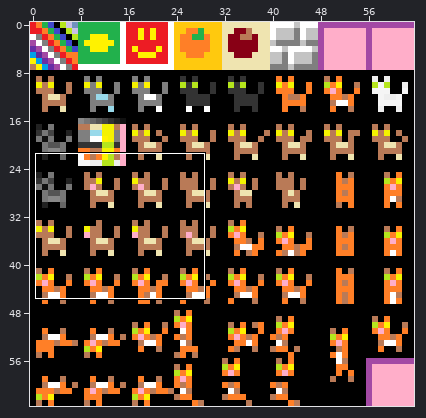
Two states of a pixel-art sprite, assets/textures/atlas.png. Above, an overview of the earlier version with the close-up marked.
Close-up. Old version:
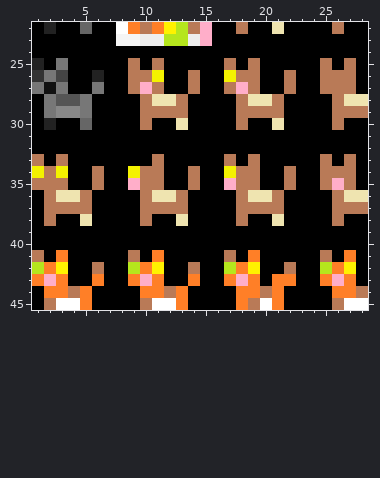
The file is 64x64 pixels. Colours within 5 levels of each other are drawn and written as one. Shown: x 1..28, y 22..45.
After:
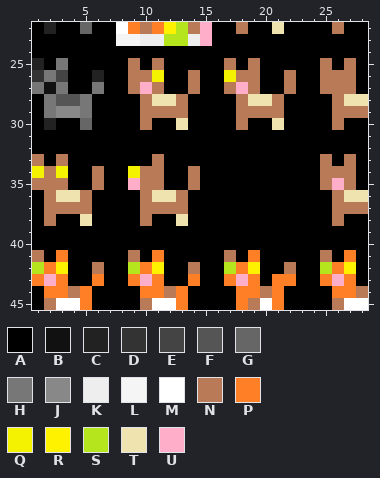
Palette (. is transparent): A #000000  B #111111  C #222222  D #333333  E #444444  F #555555  G #666666  H #777777  J #888888  K #eeeeee  L #f5f5f5  M #ffffff  N #b97a57  P #ff7f27  Q #f4f200  R #fff200  S #b5e61d  T #efe4b0  U #ffaec9
From old to new:
{"y":33,"x":17,"old":"N","new":"A"}
{"y":33,"x":19,"old":"N","new":"A"}
{"y":34,"x":17,"old":"QNN","new":"AAA"}
{"y":34,"x":22,"old":"N","new":"A"}
{"y":35,"x":17,"old":"UNN","new":"AAA"}
{"y":35,"x":22,"old":"N","new":"A"}
{"y":36,"x":18,"old":"NTTN","new":"AAAA"}
{"y":37,"x":18,"old":"NNNN","new":"AAAA"}
{"y":38,"x":18,"old":"N","new":"A"}
{"y":38,"x":21,"old":"T","new":"A"}
{"label":"changed","picture_box":[224,154,296,226]}
